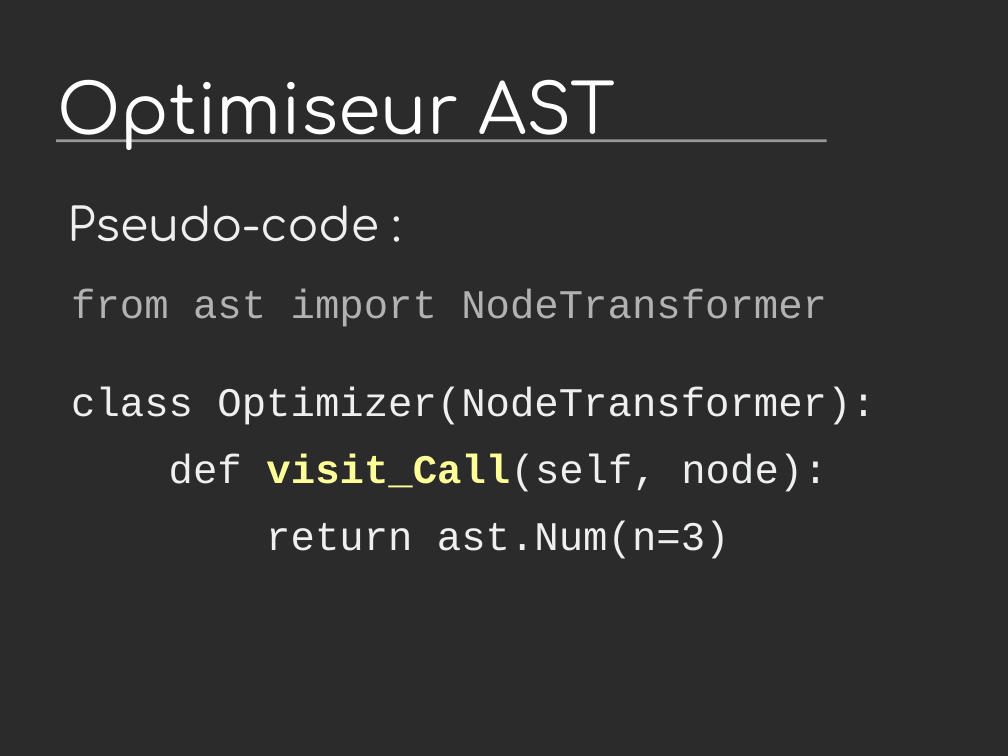
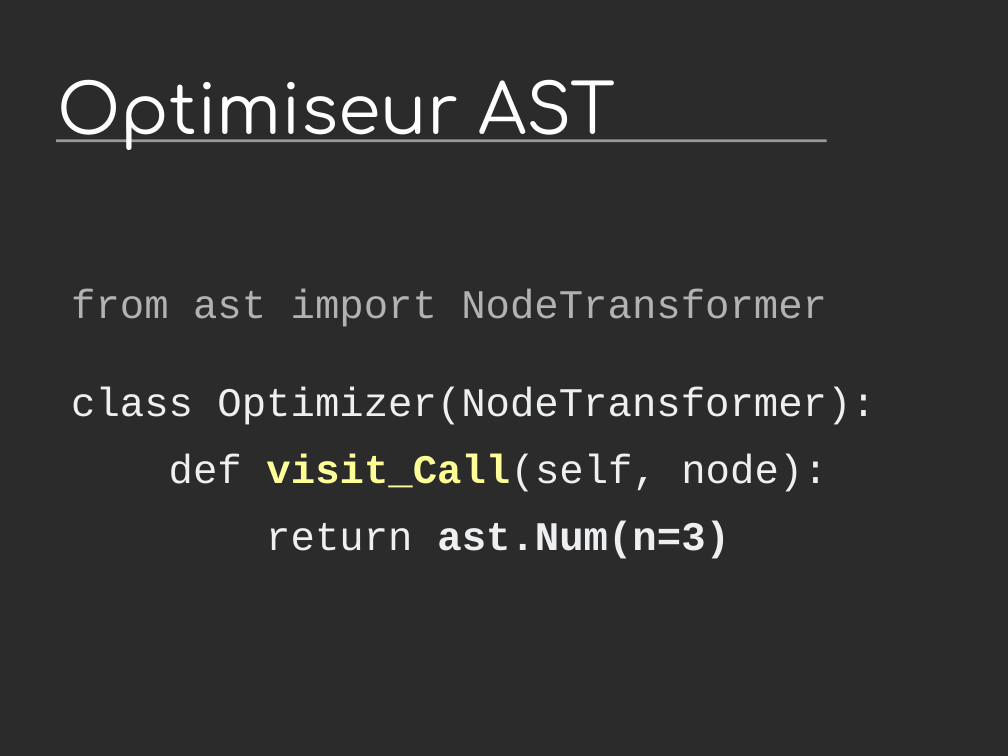
Before and after one commit to vstinner/talks, a slide deck: slide 10 of 2015-dev-var-Toulon/fat_python.odp. Drawn at 1008x756 pixels with LibreOffice and Linux fonts; fonts in the diff are those of the drawing; background and template pictures are left out; a plain dark background stands for a picture behind light text. Boxes give left, top, right and bottom in pixels: in the first picture for what was removed or moved away, otherwise in the second. Text is boxed around its words. In the diff, an @@ line names an element or a change of style, - is before the commit and + after.

```diff
--- a/2015-dev-var-Toulon/fat_python.odp
+++ b/2015-dev-var-Toulon/fat_python.odp
@@ text removed at [67, 205, 378, 242] @@
-Pseudo-code :
@@ text at [266, 520, 730, 559]: bold on in "ast.Num(n=3)" @@
```
Also in this commit, not shown: 3 other slides changed, 1 other file.
